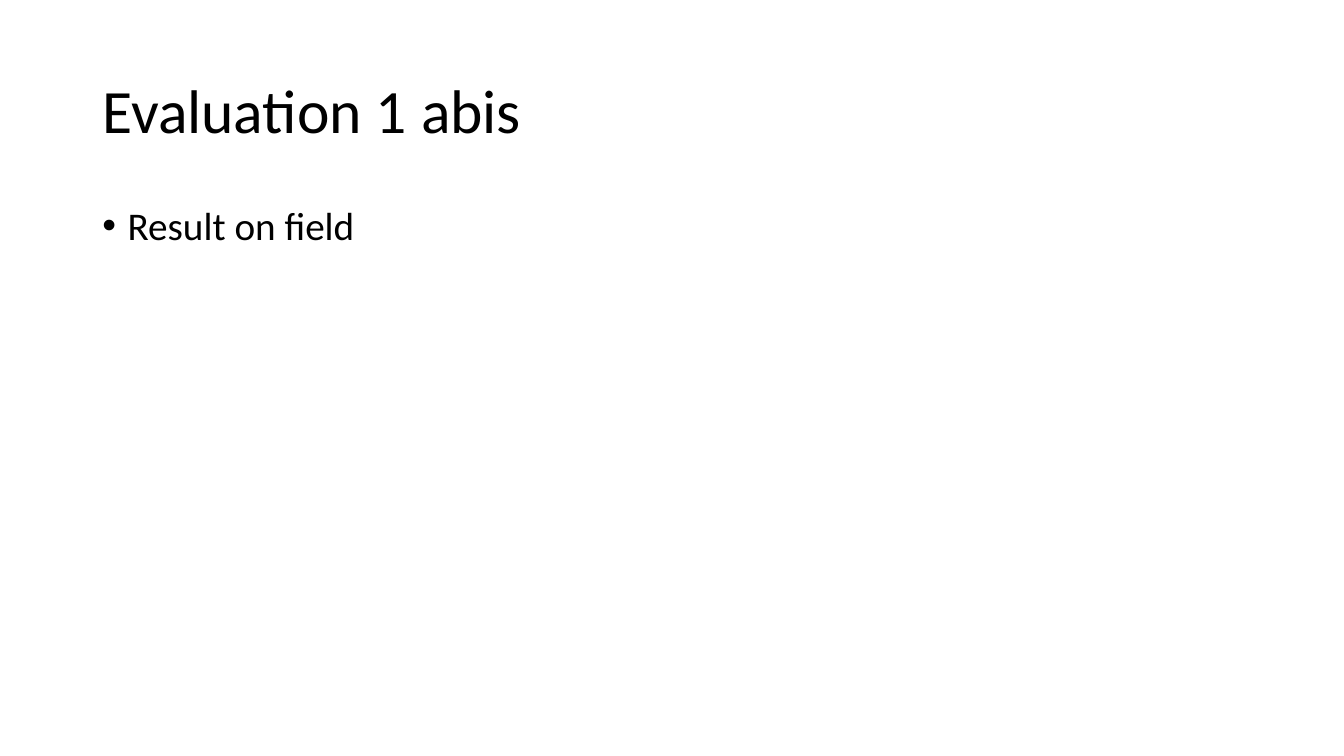
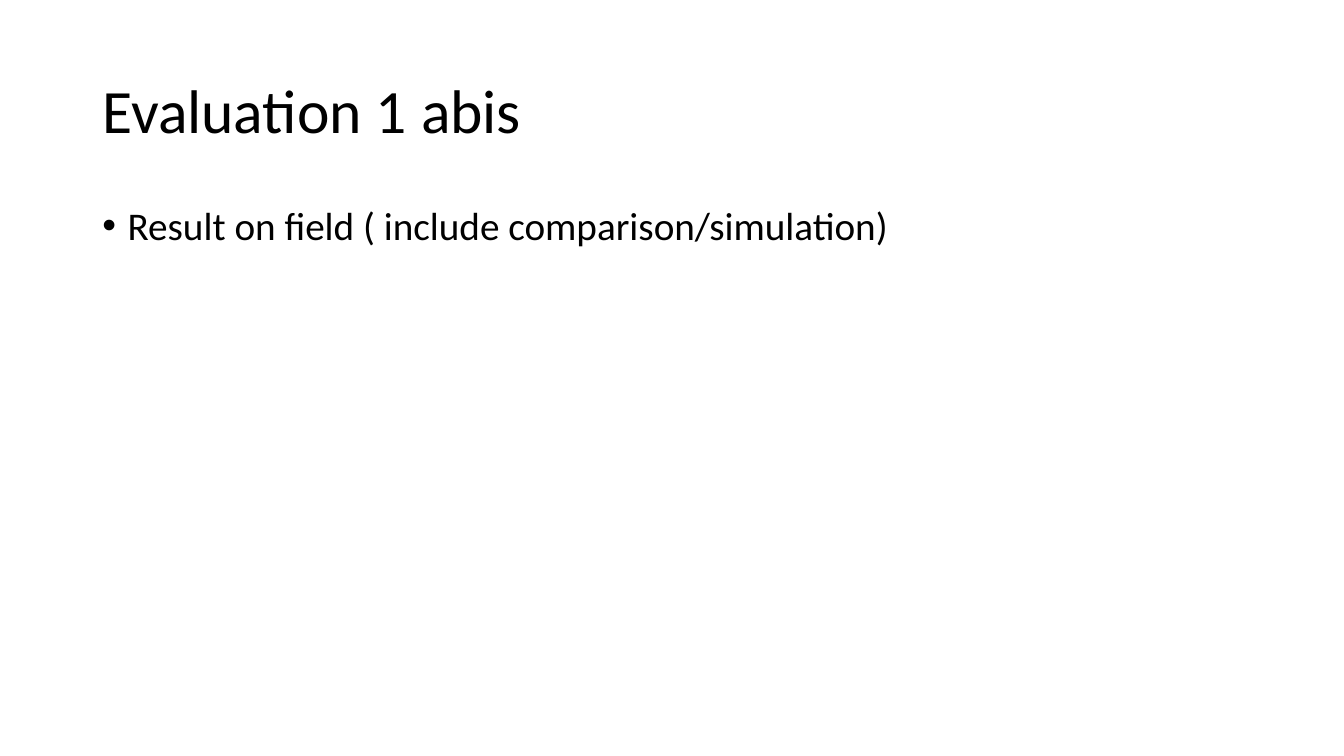
Before and after one commit to SyedMuhammadAbisRizvi/Autonomous-B, a slide deck: slide 7 of Introduction 1 zaf.pptx (slide 6 before the commit). Drawn at 1344x756 pixels with LibreOffice and Linux fonts; fonts in the diff are those of the drawing. Boxes give left, top, right and bottom in pixels: in the first picture for what was removed or moved away, otherwise in the second. Text is boxed around its words. In the diff, an @@ line names an element or a change of style, - is before the commit and + after.

```diff
--- a/Introduction 1 zaf.pptx
+++ b/Introduction 1 zaf.pptx
@@ text at [128, 211, 887, 247]: text changed @@
-• Result on field
+• Result on field ( include comparison/simulation)
```
Also in this commit, not shown: 6 other slides changed, 1 slide added.
